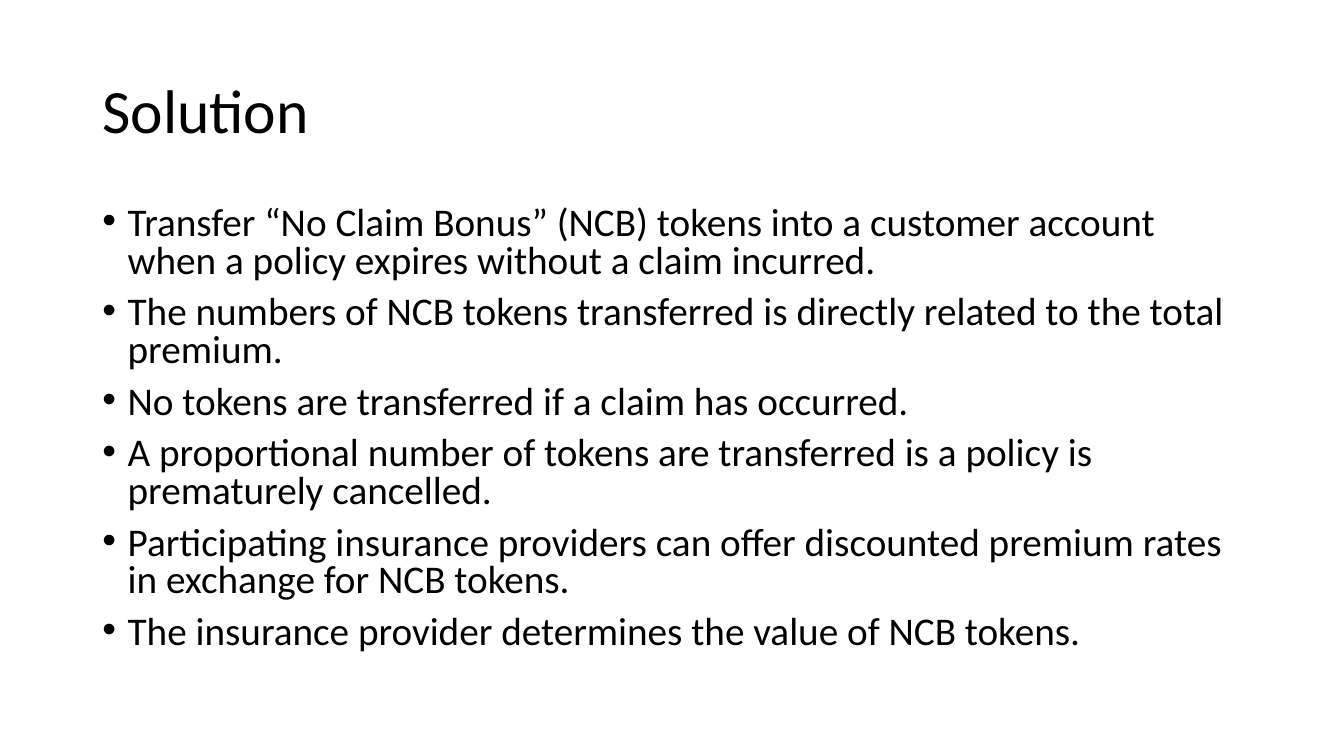
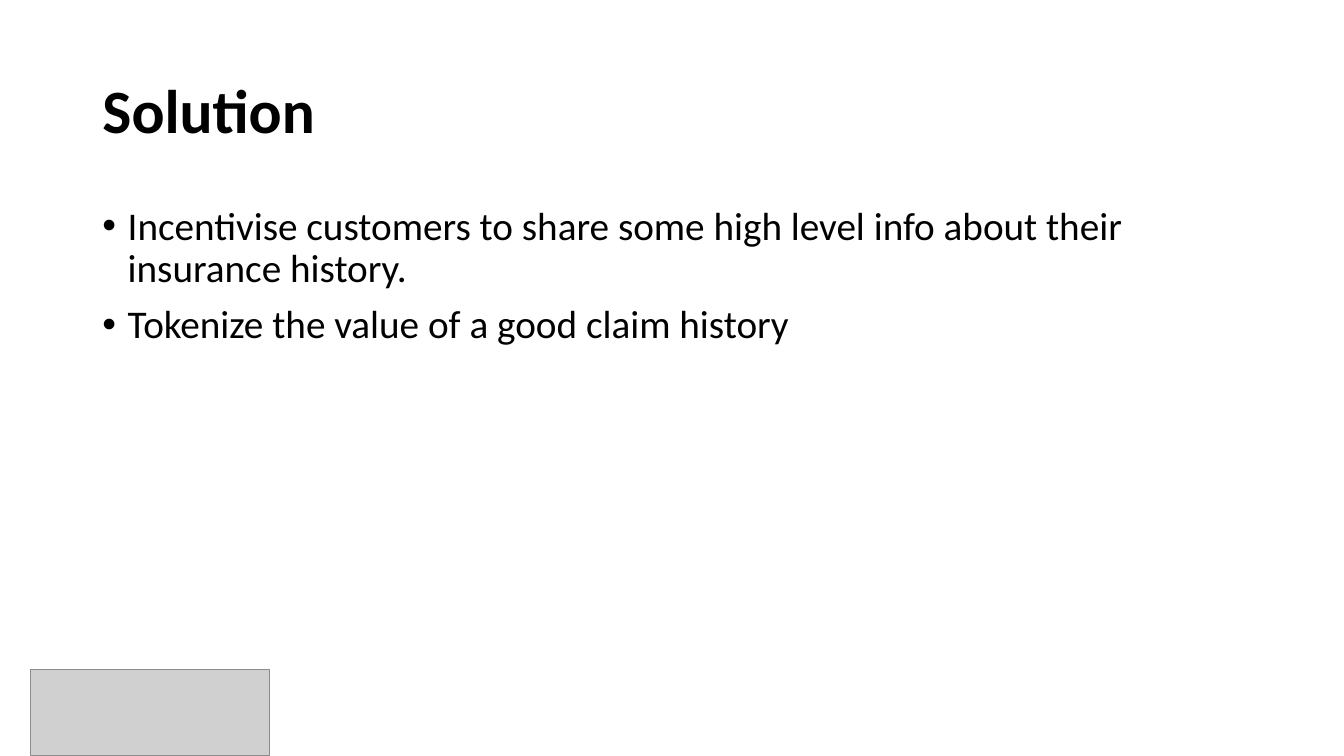
Before and after one commit to divsinghal/Claimless, a slide deck: slide 3 of Claimless - Pitch.pptx. Drawn at 1344x756 pixels with LibreOffice and Linux fonts; fonts in the diff are those of the drawing; grey boxes stand for pictures. Boxes give left, top, right and bottom in pixels: in the first picture for what was removed or moved away, otherwise in the second. Text is boxed around its words. In the diff, an @@ line names an element or a change of style, - is before the commit and + after.

```diff
--- a/Claimless - Pitch.pptx
+++ b/Claimless - Pitch.pptx
@@ title "Solution" at (x1=102, y1=89, x2=314, y2=134): bold on @@
@@ text at (x1=128, y1=212, x2=1122, y2=345): text changed @@
-• Transfer “No Claim Bonus” (NCB) tokens into a customer account when a policy expires without a claim incurred.
-• The numbers of NCB tokens transferred is directly related to the total premium.
-• No tokens are transferred if a claim has occurred.
-• A proportional number of tokens are transferred is a policy is prematurely cancelled.
-• Participating insurance providers can offer discounted premium rates in exchange for NCB tokens.
-• The insurance provider determines the value of NCB tokens.
+• Incentivise customers to share some high level info about their insurance history.
+• Tokenize the value of a good claim history
@@ picture added at (x1=30, y1=669, x2=270, y2=756) @@
```
Also in this commit, not shown: 1 other slide changed, 4 slides added, 1 slide removed.
